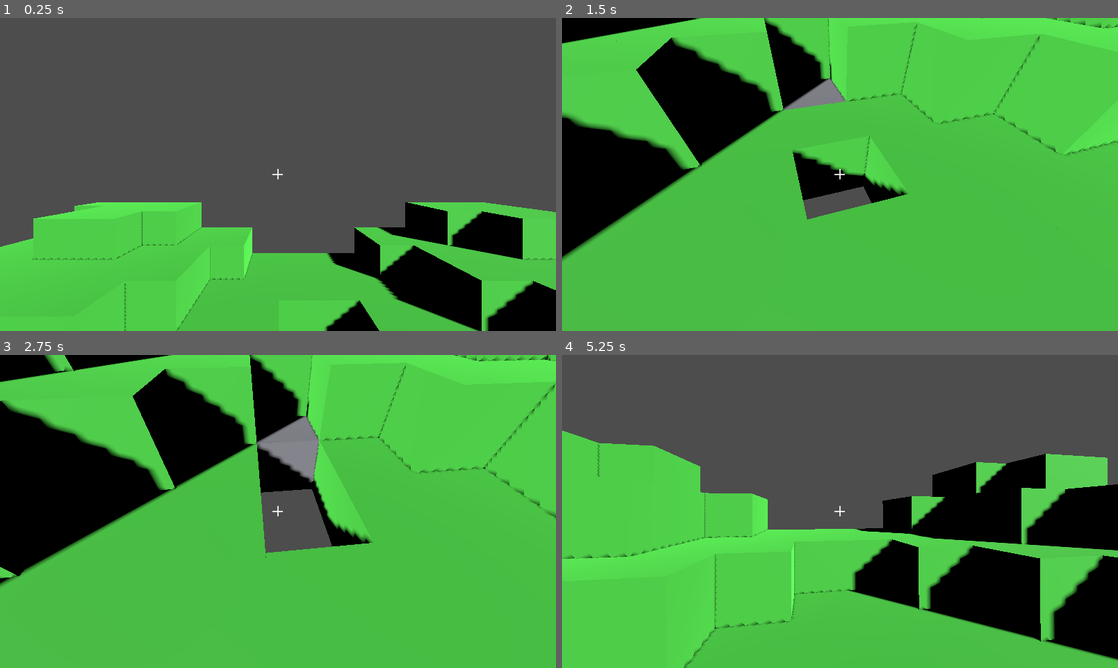
Above: before the commit, frames 1-4 (two rows, left to right).
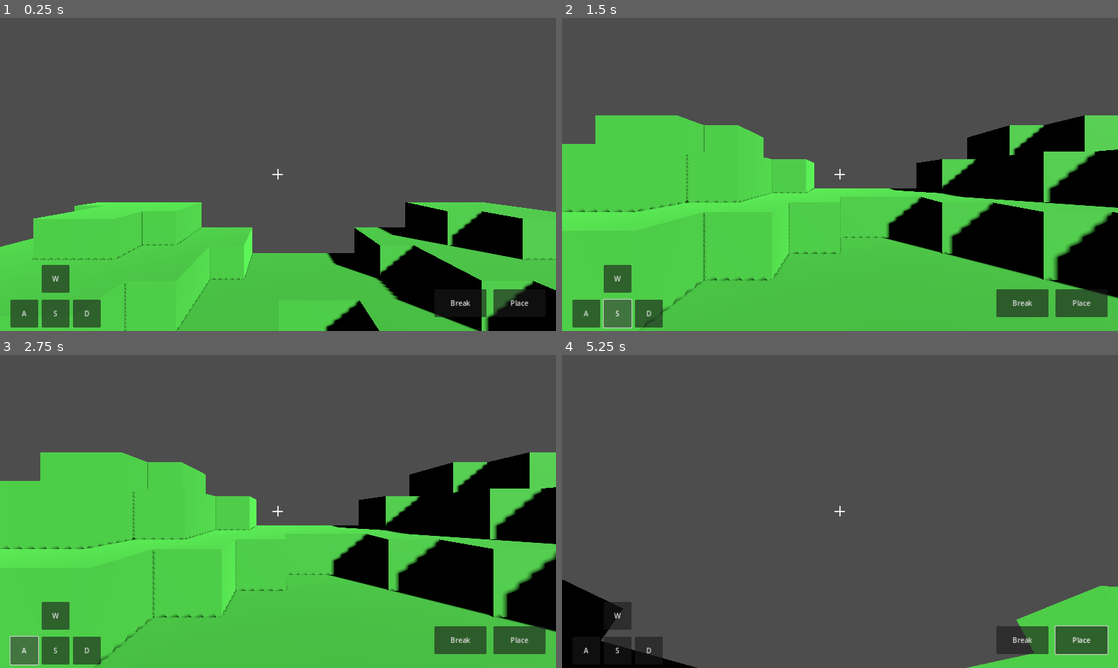
Above: after the commit, the same moments.

Repository: krishbanker1/krishbanker-godotgamedemo
Game: Godot game, scene res://scenes/main.tscn
Two runs of this game, one before a commit and one after it. Both use one fixed random seed, a clock stepped at 60 frames per second and the inputs below.
Inputs (mouse positions are in pixels of both pictures, inside the frame that each line leads up to):
- Up to frame 1 (0.25 s): no input
- Up to frame 2 (1.5 s): click (617, 277) at 0.5 s, where only the run after the commit has a clickable "W"; click (617, 312) at 1.25 s, where only the run after the commit has a clickable "S"
- Up to frame 3 (2.75 s): click (22, 649) at 2 s, where only the run after the commit has a clickable "A"
- Up to frame 4 (5.25 s): click (650, 649) at 2.75 s, where only the run after the commit has a clickable "D"; click (1023, 639) at 3.5 s, where only the run after the commit has a clickable "Break"; click (1079, 639) at 4.25 s, where only the run after the commit has a clickable "Place"; tap Enter at 5 s; move the mouse to (867, 511) at 5.02 s; hold W from 5.03 s (still down); hold Q from 5.03 s (still down); click (867, 511) at 5.17 s

The runs differ from the first frame. In frame 1, 2.2% of the frame differs, in the area x 1-96%, y 78-99%; in frame 2, 67%, in the area x 0-100%, y 0-100%; in frame 3, 66%; in frame 4, 59%.

Commit message:
Add button mobile controls

Diff:
--- a/scripts/mobile_controls.gd
+++ b/scripts/mobile_controls.gd
@@ -1,5 +1,62 @@
 extends CanvasLayer
 
-# Minimal placeholder. Mobile controls can be expanded after connector safety filtering permits the full script.
+var player: Node
+var move_value := Vector2.ZERO
+
 func _ready() -> void:
-	pass
+	player = get_node_or_null("../Player")
+	_add_button("Forward", "W", Vector2(96, -152), Vector2(0, -1))
+	_add_button("Back", "S", Vector2(96, -72), Vector2(0, 1))
+	_add_button("Left", "A", Vector2(24, -72), Vector2(-1, 0))
+	_add_button("Right", "D", Vector2(168, -72), Vector2(1, 0))
+	_add_action_button("Break", "Break", Vector2(-280, -96), "request_break")
+	_add_action_button("Place", "Place", Vector2(-144, -96), "request_place")
+
+func _add_button(node_name: String, text: String, pos: Vector2, direction: Vector2) -> void:
+	var button := Button.new()
+	button.name = node_name
+	button.text = text
+	button.custom_minimum_size = Vector2(64, 64)
+	button.anchor_top = 1.0
+	button.anchor_bottom = 1.0
+	button.offset_left = pos.x
+	button.offset_top = pos.y
+	button.offset_right = pos.x + 64
+	button.offset_bottom = pos.y + 64
+	button.button_down.connect(func(): _set_move(direction))
+	button.button_up.connect(func(): _set_move(Vector2.ZERO))
+	add_child(button)
+
+func _add_action_button(node_name: String, text: String, pos: Vector2, method_name: StringName) -> void:
+	var button := Button.new()
+	button.name = node_name
+	button.text = text
+	button.custom_minimum_size = Vector2(120, 64)
+	button.anchor_left = 1.0
+	button.anchor_top = 1.0
+	button.anchor_right = 1.0
+	button.anchor_bottom = 1.0
+	button.offset_left = pos.x
+	button.offset_top = pos.y
+	button.offset_right = pos.x + 120
+	button.offset_bottom = pos.y + 64
+	button.pressed.connect(func(): _call_player(method_name))
+	add_child(button)
+
+func _process(_delta: float) -> void:
+	if Input.is_key_pressed(KEY_Q):
+		_call_player("add_mobile_look", Vector2(-4, 0))
+	elif Input.is_key_pressed(KEY_E):
+		_call_player("add_mobile_look", Vector2(4, 0))
+
+func _set_move(direction: Vector2) -> void:
+	move_value = direction
+	_call_player("set_mobile_move", move_value)
+
+func _call_player(method_name: StringName, value = null) -> void:
+	if player == null or not player.has_method(method_name):
+		return
+	if value == null:
+		player.call(method_name)
+	else:
+		player.call(method_name, value)
